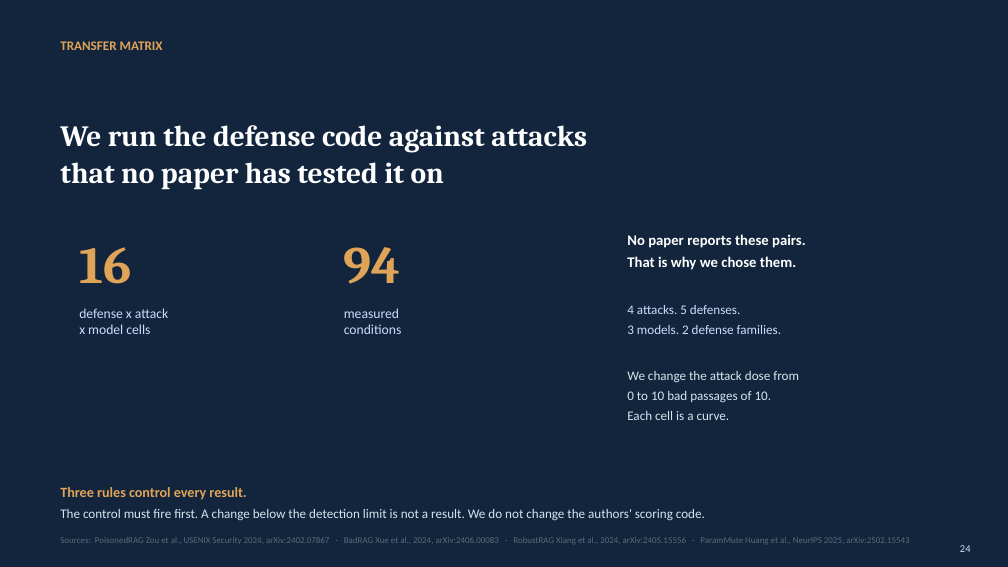
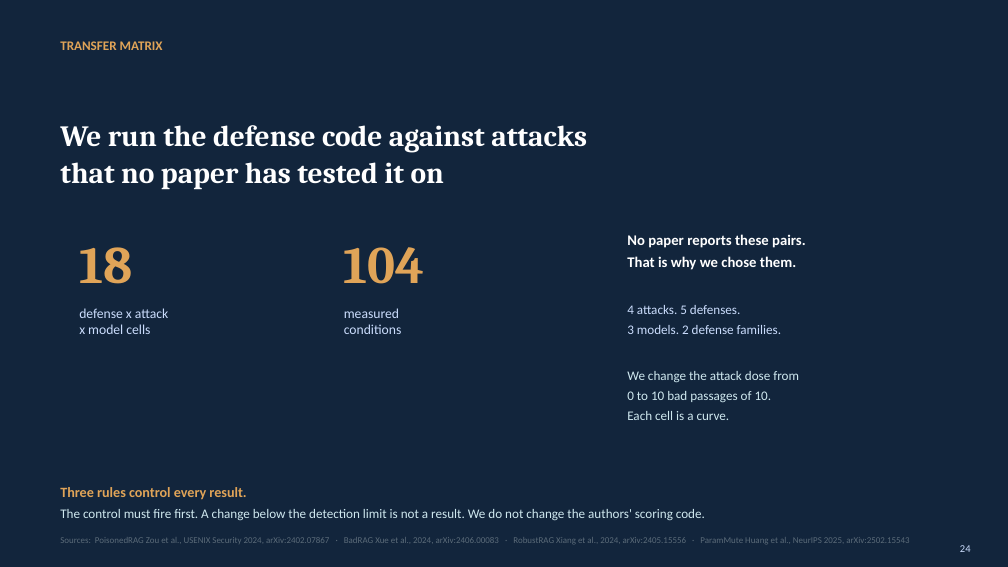
Before and after one commit to Nyamtulla/context_poison, a slide deck: slide 24 of context_sok_results_presentation.pptx. Drawn at 1008x567 pixels with LibreOffice and Linux fonts; fonts in the diff are those of the drawing. Boxes give left, top, right and bottom in pixels: in the first picture for what was removed or moved away, otherwise in the second. Text is boxed around its words. In the diff, an @@ line names an element or a change of style, - is before the commit and + after.

```diff
--- a/context_sok_results_presentation.pptx
+++ b/context_sok_results_presentation.pptx
@@ text at [79, 247, 132, 284]: text changed @@
-16
+18
@@ text at [344, 247, 425, 284]: text changed @@
-94
+104
```
Also in this commit, not shown: 3 other slides changed, 1 slide added, 1 slide removed, 5 other files.
